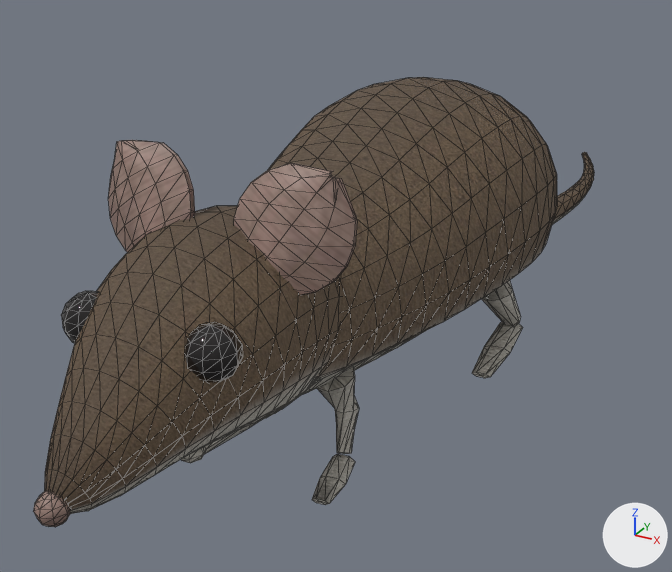
A saved change to the glTF model experiment/drivein/assets/mouse.glb.
Camera for both pictures: a 50 mm camera at (0.0589, -0.1122, 0.0719) aimed at (-0.014, 0.0202, 0.0057). Lighting does not change. The marker at lower right points along +X, +Y and +Z. The first picture is the older version. Mesh edges are drawn as thin lines. Where no turn or scale is listed for an object, it has been applied to the vertices. Vertices at exactly the same position are counted once.

Names of what the first picture shows: 'body', 'eyes', 'head', 'head_skin', 'leg_FL', 'leg_HL', 'paws', 'tail'.
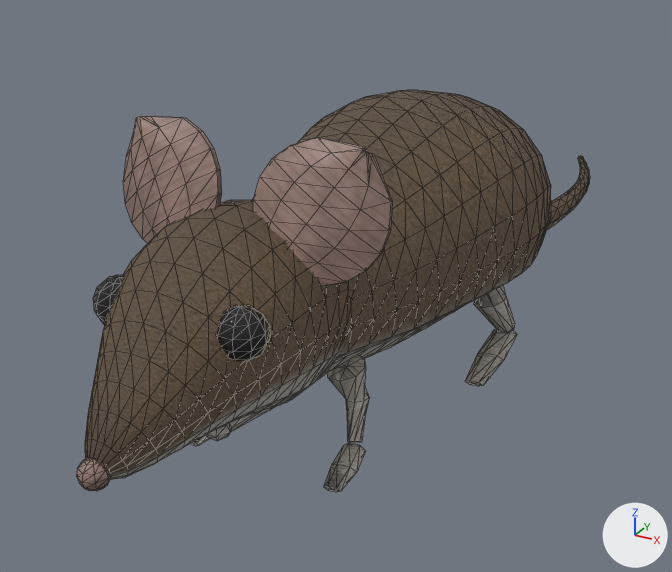
The edits, one by one:
me_body is used by ob_body; parent ob_mouse; location (0.0, 0.0, 0.02).
me_body had 397 vertices, 770 faces and spanned x -0.022..0.022, y -0.0356..0.0487, z -0.0141..0.0228.
me_body now has 397 vertices, 770 faces and spans x -0.0215..0.0215, y -0.0319..0.0429, z -0.0144..0.0212.
me_body part 1: 397 of 397 vertices moved; they spanned x -0.022..0.022, y -0.0356..0.0487, z -0.0141..0.0228 and now span x -0.0215..0.0215, y -0.0319..0.0429, z -0.0144..0.0212; mean shift (0.0, -0.0015, -0.0004).
me_head is used by ob_head; location (0.0, -0.028, 0.023).
me_head had 282 vertices, 560 faces and spanned x -0.0128..0.0128, y -0.0341..0.0087, z -0.0116..0.0146.
me_head now has 282 vertices, 560 faces and spans x -0.0127..0.0127, y -0.0313..0.0081, z -0.0114..0.0145.
me_head part 2: 282 of 282 vertices moved; they spanned x -0.0128..0.0128, y -0.0341..0.0087, z -0.0116..0.0146 and now span x -0.0127..0.0127, y -0.0313..0.0081, z -0.0114..0.0145; mean shift (0.0, 0.0009, 0.0001).
me_eyes is used by ob_eyes; location (0.0, -0.028, 0.023).
me_eyes had 124 vertices, 240 faces and spanned x -0.011..0.011, y -0.0204..-0.0146, z 0.0022..0.0084.
me_eyes now has 124 vertices, 240 faces and spans x -0.0111..0.0111, y -0.0184..-0.0126, z 0.0022..0.0084.
me_eyes part 3: the whole mesh is moved by (0.0, 0.002, 0.0).
me_head_skin is used by ob_head_skin; location (0.0, -0.028, 0.023).
me_head_skin had 187 vertices, 272 faces and spanned x -0.0165..0.0165, y -0.035..-0.0014, z -0.008..0.0213.
me_head_skin now has 187 vertices, 272 faces and spans x -0.0183..0.0182, y -0.0322..0.0007, z -0.0076..0.0231.
me_head_skin part 4: the loose piece of 47 vertices spanning x -0.0018..0.0018, y -0.035..-0.0314, z -0.008..-0.0044 is moved by (0.0, 0.0028, 0.0004).
me_head_skin part 5: 140 of 187 vertices moved; they spanned x -0.0165..0.0165, y -0.0081..-0.0014, z 0.0071..0.0213 and now span x -0.0183..0.0182, y -0.0066..0.0007, z 0.0067..0.0231; mean shift (0.0, 0.0018, 0.0008); largest move (-0.0136, -0.0038, 0.0211) -> (-0.0148, -0.0017, 0.0227).
Object 'head' (ob_head) moves from (0.0, -0.028, 0.023) to (0.0, -0.025, 0.023).
Object 'eyes' (ob_eyes) moves from (0.0, -0.028, 0.023) to (0.0, -0.025, 0.023).
Object 'head_skin' (ob_head_skin) moves from (0.0, -0.028, 0.023) to (0.0, -0.025, 0.023).
Object 'leg_FL' (ob_leg_fl) moves from (0.008, -0.02, 0.013) to (0.008, -0.017, 0.013).
Object 'leg_HL' (ob_leg_hl) moves from (0.013, 0.026, 0.016) to (0.013, 0.023, 0.016).
Object 'paws' (ob_paws) moves from (0.0, -0.028, -0.004) to (0.0, -0.025, -0.004).
Object 'tail' (ob_tail) moves from (0.0, 0.044, 0.019) to (0.0, 0.04, 0.019).

Location of each change, [x1, y1, x2, y2] in pixels of the pictures (672 x 572 px; the box of a moved part takes in the faces that stretch with it):
'head', reshaped, moved (10% narrower, 9% shorter): before [44, 206, 342, 514]; after [85, 200, 353, 479]
'body', reshaped: before [268, 77, 557, 394]; after [252, 90, 551, 373]
'head_skin', reshaped, moved: before [33, 140, 357, 527]; after [76, 116, 393, 491]
'eyes', moved, rescaled (6% shorter): before [61, 291, 243, 383]; after [93, 275, 270, 361]
'leg_FL', moved: before [312, 367, 359, 505]; after [324, 356, 369, 492]
'leg_HL', moved: before [472, 280, 523, 378]; after [465, 285, 517, 386]
'tail', moved: before [552, 152, 594, 225]; after [546, 156, 590, 231]
'paws', moved: before [181, 421, 259, 463]; after [206, 406, 276, 441]
part 4 of me_head_skin, moved or reshaped: before [33, 491, 71, 527]; after [76, 457, 111, 491]
part 5 of me_head_skin, moved or reshaped: before [108, 140, 357, 295]; after [124, 116, 393, 286]
